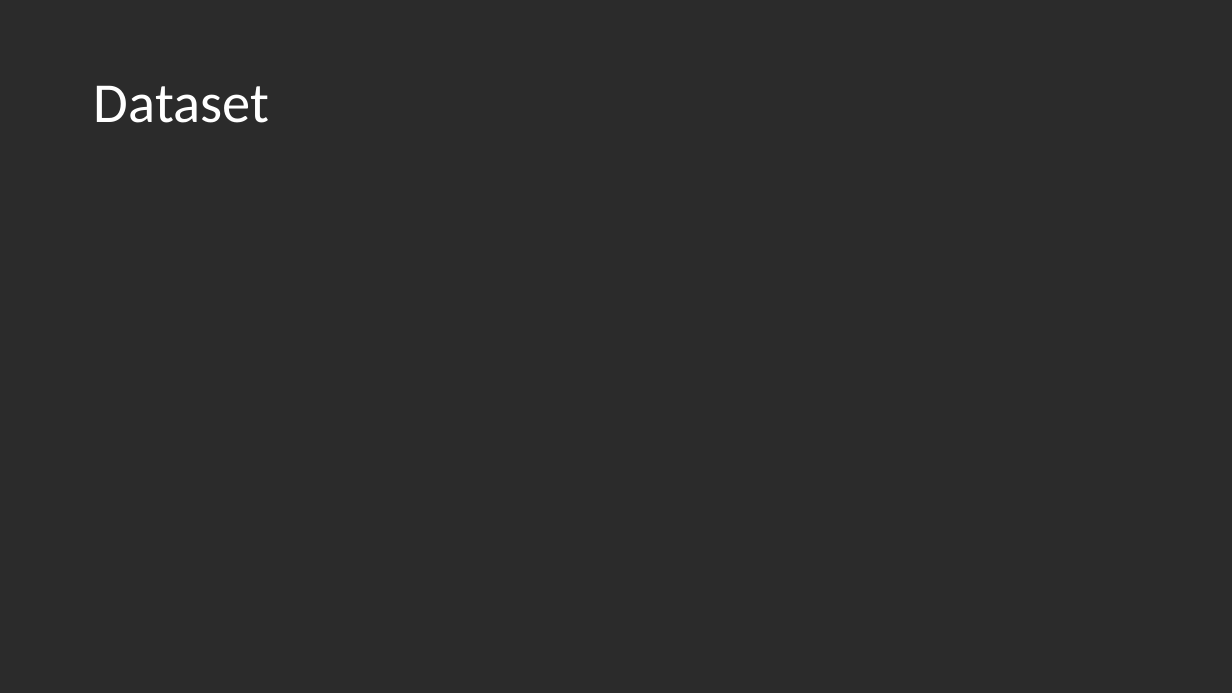
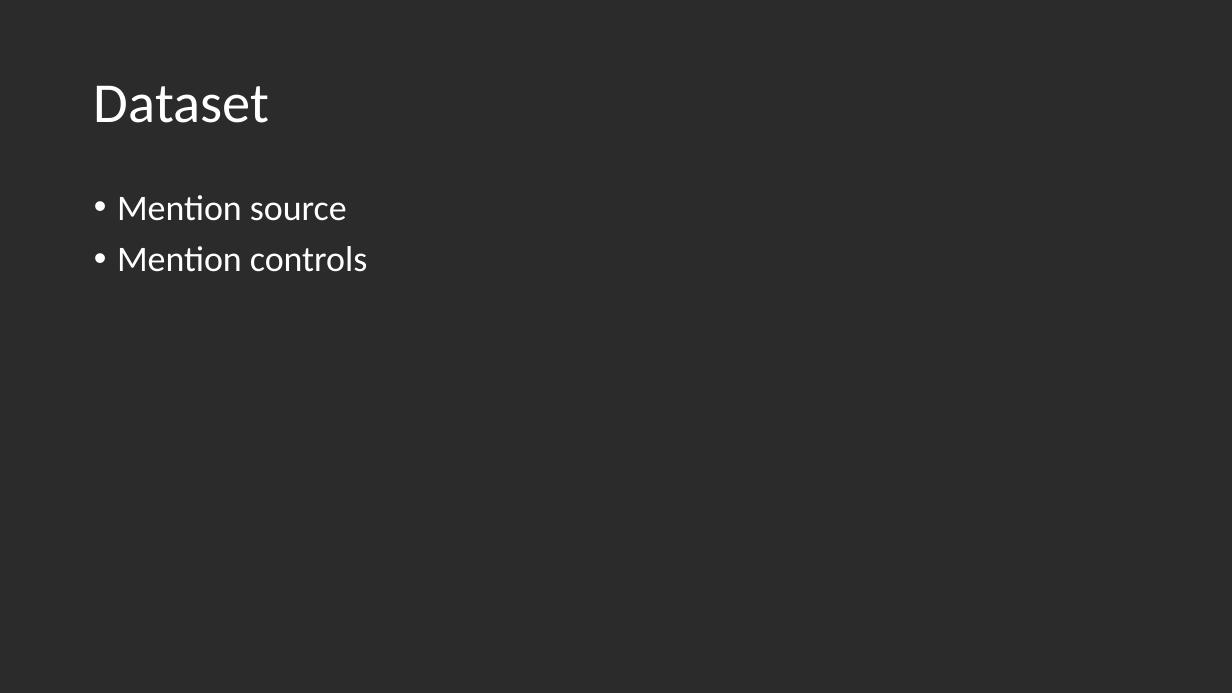
Before and after one commit to fab-bla/Air_Pollution, a slide deck: slide 4 of Presentations/First Presentation/midterm_presentation.pptx. Drawn at 1232x693 pixels with LibreOffice and Linux fonts; fonts in the diff are those of the drawing; background and template pictures are left out; a plain dark background stands for a picture behind light text. Boxes give left, top, right and bottom in pixels: in the first picture for what was removed or moved away, otherwise in the second. Text is boxed around its words. In the diff, an @@ line names an element or a change of style, - is before the commit and + after.

```diff
--- a/Presentations/First Presentation/midterm_presentation.pptx
+++ b/Presentations/First Presentation/midterm_presentation.pptx
@@ text added at (x1=117, y1=195, x2=367, y2=272), 28 pt, text #FFFFFF @@
+• Mention source
+• Mention controls
```
Also in this commit, not shown: 2 other slides changed.
